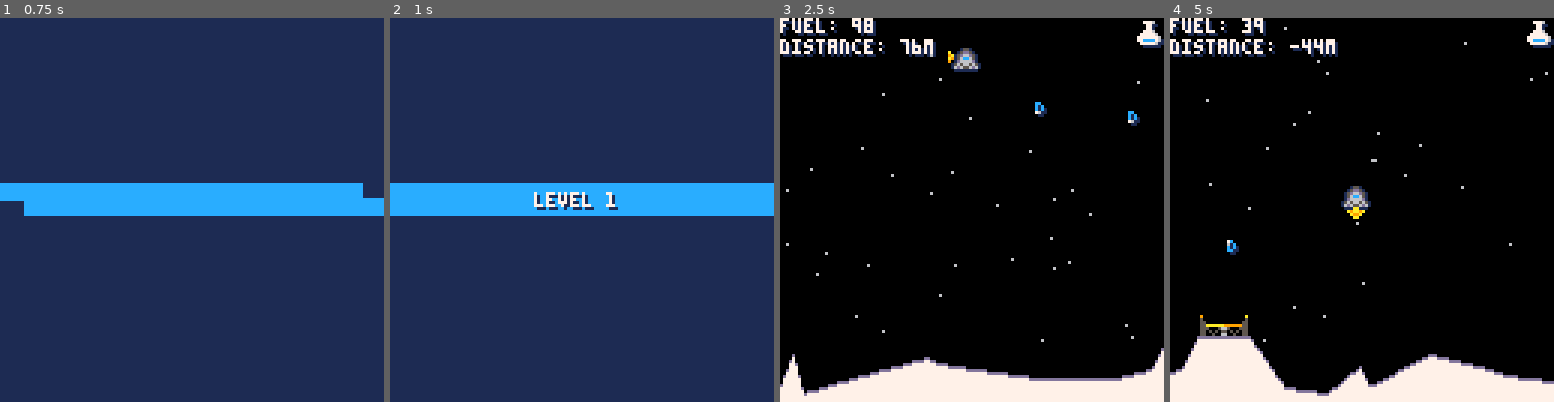
Above: before the commit, frames 1-4 (left to right).
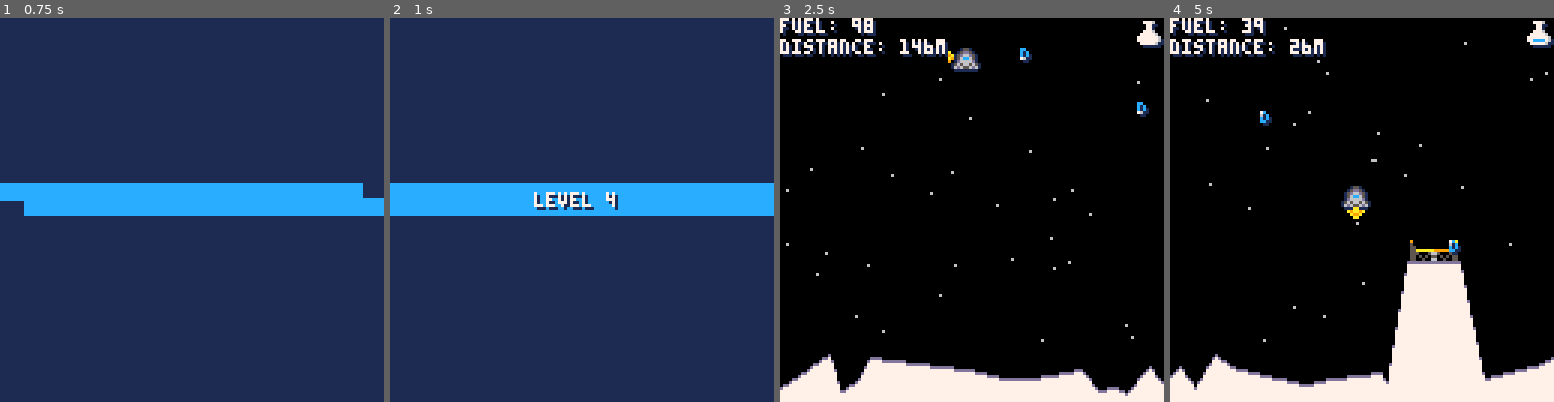
Above: after the commit, the same moments.

Repository: lewsid/moon-missions
Game: PICO-8 cartridge munlander.p8
Two runs of this game, one before a commit and one after it. Both use one fixed random seed, a clock stepped at 60 frames per second and the inputs below.
Inputs:
- Up to frame 1 (0.75 s): tap X (X key) at 0.33 s
- Up to frame 2 (1 s): no input
- Up to frame 3 (2.5 s): tap X (X key) at 1.07, 1.85 s; hold Right 1.6-2.1 s; hold Up 2.15-2.42 s; hold Right from 2.47 s (still down)
- Up to frame 4 (5 s): tap X (X key) at 2.97, 4.08 s; release Right at 3.03 s; hold Left 3.08-3.58 s; hold Right 4.02-4.68 s; hold Up from 4.73 s (still down)

Frame 1 is identical in both runs. In frame 2, 0.1% of the frame differs, in the area x 56-60%, y 45-50%; in frame 3, 3.5%; in frame 4, 9.5%, in the area x 0-100%, y 5-99%.

Commit message:
end game state handling, scoring

Diff:
--- a/munlander.p8
+++ b/munlander.p8
@@ -1,10 +1,10 @@
 pico-8 cartridge // http://www.pico-8.com
 version 27
 __lua__
--- mun lander alpha.0.83
+-- mun lander alpha.0.84
 -- by lewsidboi, 2020
 
-version="a.0.83"
+version="a.0.84"
 
 --game parameters
 config={
@@ -16,9 +16,11 @@
 	start_y=10,
 	last_edge=0,
 	game_state="gameintro",
-	level=1,
+	level=4,
 	collected=0,
-	max_x=5000
+	percent_collected=0,
+	max_x=5000,
+	score=0
 }
 
 upkeep={frames=0,seconds=0}
@@ -33,14 +35,14 @@
 pickups={}
 intro={moon_y=100}
 flag={sprite=2,drop_sprite=7}
-banner={intro=12,subhead=1,start,good=11,bad=8,left=0,right=128}
+banner={intro=12,subhead=1,start,score=12,good=11,bad=8,left=0,right=128}
 
 function _init()
 	init_levels()
 end
 
 function _draw()
-	cls()
+	cls(0)
 	draw_start()
 end
 
@@ -53,9 +55,21 @@
 		init_stars()
 		if(btn(❎)) then
 			init_level()
+			reset_banner()
 		end
 	elseif(config.game_state=="started") then
 		handle_gameplay()
+	elseif(config.game_state=="over-bad") then
+		if(btn(❎)) then
+			init_level()
+			reset_banner()
+		end
+	elseif(config.game_state=="over-good") then
+		if(btn(❎)) then
+			config.level+=1
+			init_level()
+			reset_banner()
+		end
 	end
 end
 -->8
@@ -63,26 +77,35 @@
 
 --level config
 function init_levels()
-	levels[1]=
-	{
+	levels[1]={
 		pad_x=130,
 		pad_y=90,
-		pickups=4,
+		pickups=2,
 		jag_rate=25
 	}
-	levels[2]=
-	{
+	levels[2]={
 		pad_x=150,
-		pad_y=95,
-		pickups=4,
+		pad_y=70,
+		pickups=3,
 		jag_rate=22
 	}
+	levels[3]={
+		pad_x=170,
+		pad_y=80,
+		pickups=4,
+		jag_rate=30
+	}
+	levels[4]={
+		pad_x=200,
+		pad_y=65,
+		pickups=4,
+		jag_rate=18
+	}
 end
 
 --set up the landing pad
 function init_pad()
-	pad=
-	{
+	pad={
 		sprite=8,
 		width=16,
 		height=16,
@@ -123,9 +146,8 @@
 	--left_sprite: 19 = off, 20 = on, 21 = on-alt
 	--right_sprite: 19 = off, 22 = on, 23 = on-alt
 
-	ship=
-	{
-	 on_screen=true,
+	ship={
+	 	on_screen=true,
 		sprite=1,
 		drop_sprite=6,
 		x=config.start_x,
@@ -199,6 +221,7 @@
 end
 
 function init_level()
+	reset_timer()
 	config.game_state="levelintro"
 	init_ship(config.start_x,config.start_y,0,.2)
 	init_pad()
@@ -282,6 +305,7 @@
 		if(pickups[i].is_active) then
 			if(collide(ship,pickups[i])) then
 			 	config.collected+=1
+			 	config.percent_collected=config.collected/#pickups*100
 			 	pickups[i].is_active=false
 			 	sfx(3)
 			end
@@ -307,6 +331,7 @@
 			reset_thrust()
 			sfx(1)
 			config.game_state="over-bad"
+			reset_banner()
 		elseif(ship.alive==1
 			and config.game_state=="started"
 			and on_pad()) then
@@ -314,6 +339,7 @@
 			reset_thrust()
 			sfx(2)
 			config.game_state="over-good"
+			reset_banner()
 		elseif(ship.alive==1
 			and config.game_state=="started"
 			and not on_pad()) then
@@ -321,6 +347,7 @@
 			reset_thrust()
 			sfx(2)
 			config.game_state="over-bad"
+			reset_banner()
 		end
 	end
 
@@ -377,6 +404,11 @@
 	end
 	return false
 end
+
+function calc_score()
+	config.score=(ship.fuel*10)
+		+(config.percent_collected*10)
+end
 -->8
 --draws
 
@@ -397,7 +429,7 @@
 	if(config.game_state=="levelintro") then
 		cls(1)
 		draw_banner(banner.intro,
-			"level "..config.level,48,5)
+			"level "..config.level,48,5,true)
 		start_timer()
 
 		if(get_seconds()==2) then
@@ -407,8 +439,8 @@
 		draw_game()
 	elseif(config.game_state=="over-good"
 		or config.game_state=="over-bad") then
+		draw_game()
 		draw_end()
-		draw_game()
 	end
 end
 
@@ -421,13 +453,13 @@
  		intro.moon_y-=1
 	else
 		draw_banner(banner.intro,
-			"mun lander",43,-30)
+			"mun lander",43,-30,true)
 		draw_banner(banner.subhead,
-			"by smolboi games",32,-20)
+			"by smolboi games",32,-20,true)
 		draw_banner(banner.subhead,
-			"ver "..version.." 2020",33,64)
+			"ver "..version.." 2020",33,64,true)
 		draw_banner(banner.start,
-		 "press ❎ to start",31,-5)
+			"press ❎ to start",31,-5,true)
 	end
 end
 
@@ -444,13 +476,12 @@
 		cam.x,7,7)
 
 	--data icon (fill-up)
- 	percent=config.collected/#pickups*100
 	step=0
-	if(percent==100) then
+	if(config.percent_collected==100) then
 		step=3
-	elseif(percent>=66) then
+	elseif(config.percent_collected>=66) then
 		step=2
-	elseif(percent>0) then
+	elseif(config.percent_collected>0) then
 		step=1
 	end
 
@@ -461,15 +492,25 @@
 --draw end game state
 function draw_end()
 	if(config.game_state=="over-good") then
- 		draw_banner(banner.good,
-			"mission accomplished",25)
+		calc_score()
+
+		draw_banner(banner.good,
+			"mission accomplished",23,-20,true)
+		draw_banner(banner.subhead,
+			"fuel: "..ship.fuel,44,-8,true)
+		draw_banner(banner.subhead,
+			"data: "..config.collected.."/"..#pickups,44,3,true)
+		draw_banner(banner.intro,
+			"score: "..config.score,
+			40,15,true)
+		draw_banner(banner.start,
+			"press ❎ to continue",24,26,true)
 	elseif(config.game_state=="over-bad" or
 		config.game_state=="over-okay") then
 		draw_banner(banner.bad,
-			"mission failed",35)
-	elseif(config.game_state=="gameintro") then
- 		draw_banner(banner.gameintro,
-			"mun lander",35)
+			"mission failed",34,-6,true)
+		draw_banner(banner.start,
+			"press ❎ to try again",21,5,true)
  	end
 end
 
@@ -587,8 +628,13 @@
 	end
 end
 
+function reset_banner()
+	banner.left=0
+	banner.right=128
+end
+
 --animate banner message
-function draw_banner(color,message,offset_x,offset_y)
+function draw_banner(color,message,offset_x,offset_y,dropshadow)
 	if(offset_y==nil) offset_y=0
 
 	if(banner.left<128) then
@@ -605,8 +651,7 @@
 		cam.x+banner.right,60+offset_y,color)
 
 	if(banner.left>=128) then
-		print(message,cam.x+offset_x+1,
-			54+offset_y,1)
+		if(dropshadow) print(message,cam.x+offset_x+1,54+offset_y,1)
  		print(message,cam.x+offset_x,
  			53+offset_y,7)
 	end
@@ -623,7 +668,7 @@
 
 --start the clock
 function start_timer()
- if(timer.start==0) timer.start=upkeep.seconds
+	if(timer.start==0) timer.start=upkeep.seconds
 end
 
 --get the elapsed number of
@@ -636,7 +681,7 @@
 function intersect(min1,max1,
 	min2,max2)
 	return max(min1,max1)>min(min2,max2)
-  and min(min1,max1)<max(min2,max2)
+	and min(min1,max1)<max(min2,max2)
 end
 
 --return true if object1 has
